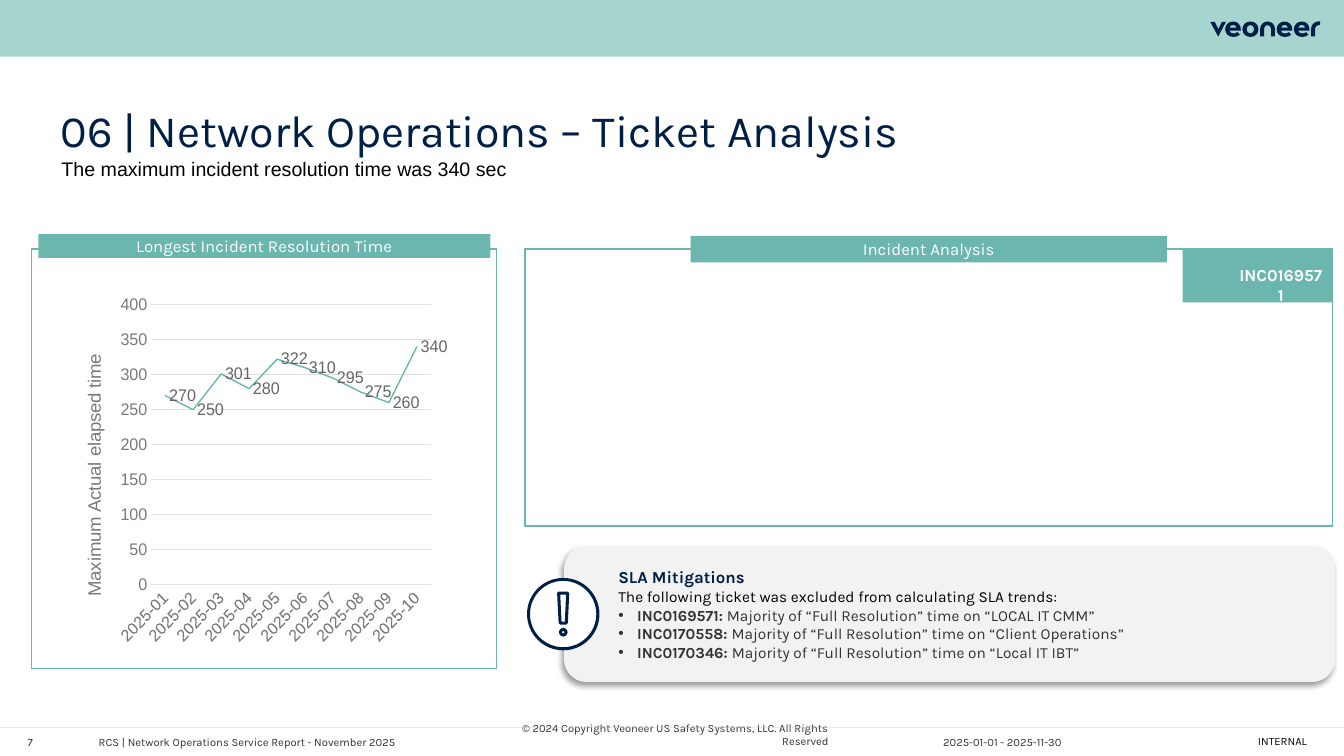
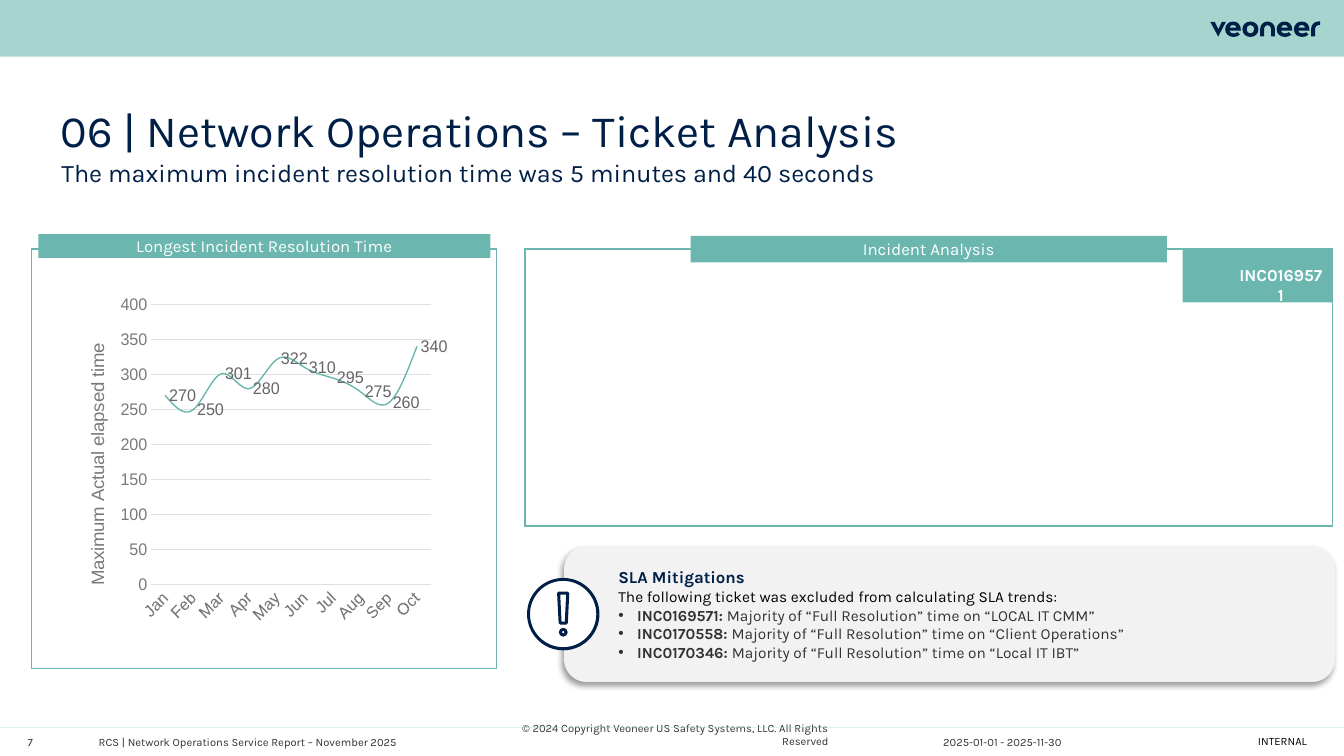
Before and after one commit to pedrogfaguiar-hub/SDM-Report-website, a slide deck: slide 7 of webroot/reports/populated_presentation.pptx. Drawn at 1344x756 pixels with LibreOffice and Linux fonts; fonts in the diff are those of the drawing; background and template pictures are left out. Boxes give left, top, right and bottom in pixels: in the first picture for what was removed or moved away, otherwise in the second. Text is boxed around its words. In the diff, an @@ line names an element or a change of style, - is before the commit and + after.

Commit message:
Update report: Veoneer Report - November 2026

```diff
--- a/webroot/reports/populated_presentation.pptx
+++ b/webroot/reports/populated_presentation.pptx
@@ text at <box>61,164,874,183</box>: text changed; size 14 to 18 pt; font Arial to Karla; text colour #000000 to #001F47 @@
-The maximum incident resolution time was 340 sec
+The maximum incident resolution time was 5 minutes and 40 seconds
@@ line chart at <box>60,268,448,653</box> @@
-categories: 2025-01, 2025-02, 2025-03, 2025-04, 2025-05, 2025-06, 2025-07, 2025-08, 2025-09, 2025-10
+categories: Jan, Feb, Mar, Apr, May, Jun, Jul, Aug, Sep, Oct
@@ value axis changed @@
@@ text at <box>99,738,396,749</box>: text changed @@
-RCS | Network Operations Service Report - November 2025
+RCS | Network Operations Service Report – November 2025
```
Also in this commit, not shown: 7 other slides changed, 35 other files.
